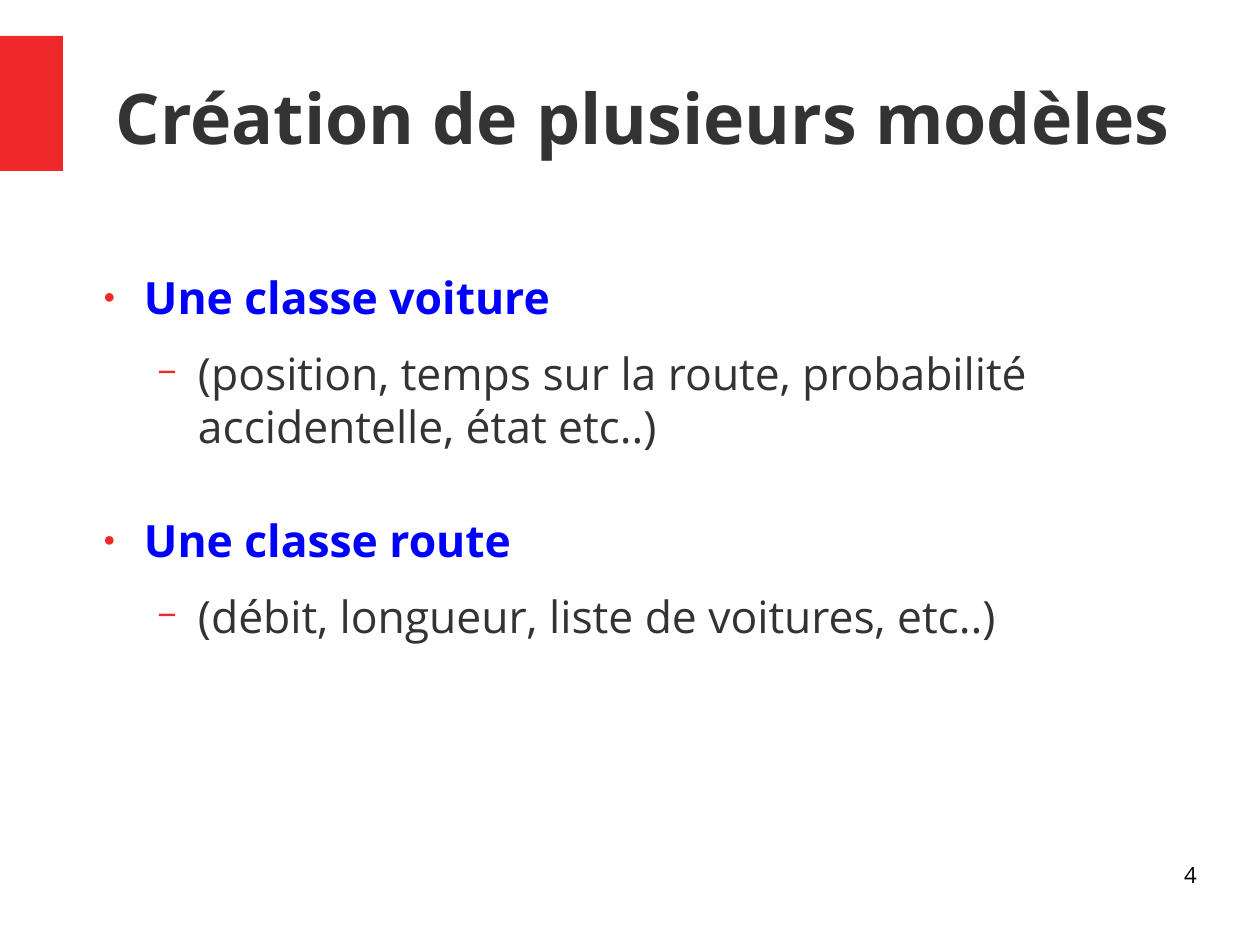
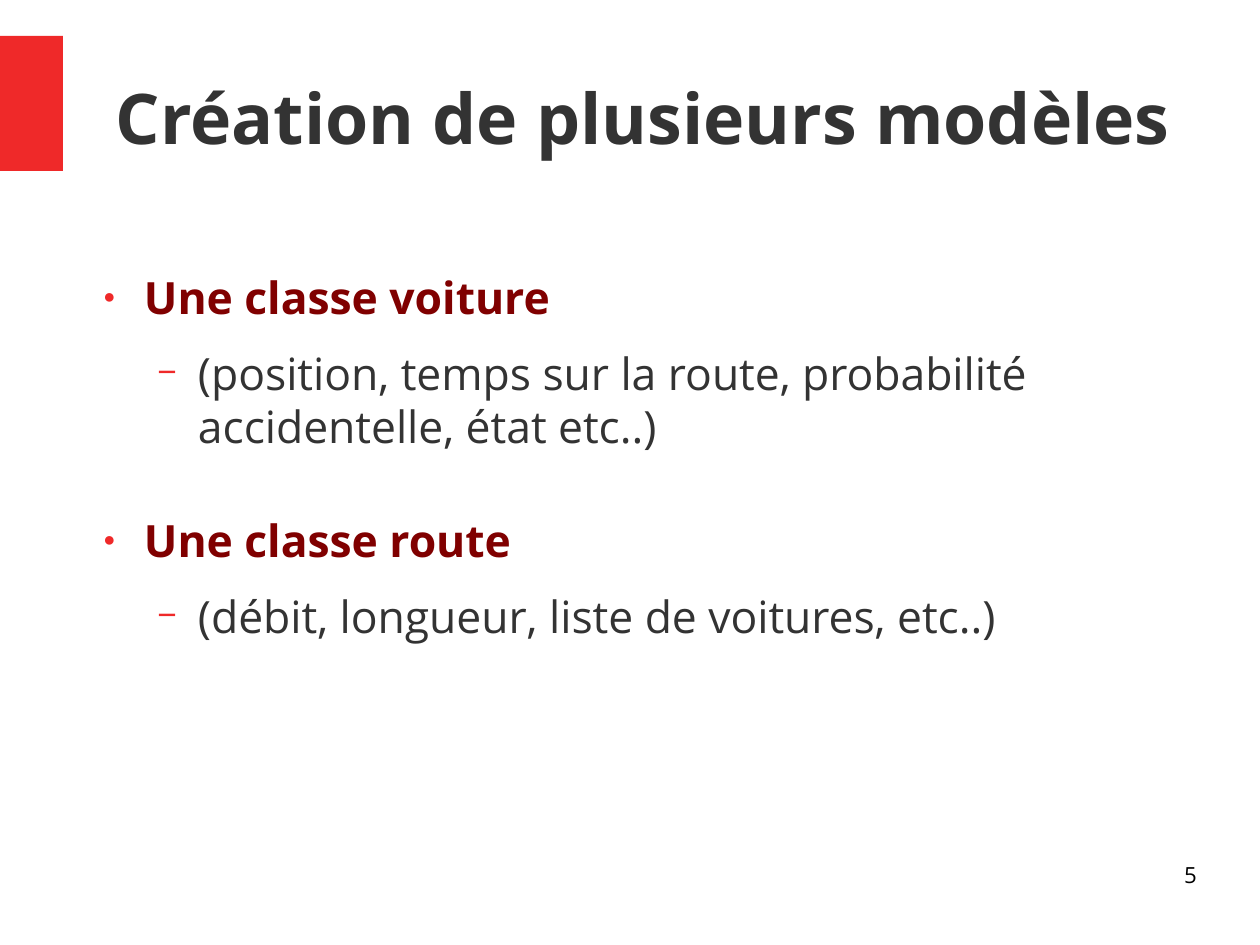
Before and after one commit to jugall/projet_are_final, a slide deck: slide 5 of Téléchargements/are.odp (slide 4 before the commit). Drawn at 1260x945 pixels with LibreOffice and Linux fonts; fonts in the diff are those of the drawing. Boxes give left, top, right and bottom in pixels: in the first picture for what was removed or moved away, otherwise in the second. Text is boxed around its words. In the diff, an @@ line names an element or a change of style, - is before the commit and + after.

```diff
--- a/Téléchargements/are.odp
+++ b/Téléchargements/are.odp
@@ text at <box>144,280,549,315</box>: text colour #0000FF to #800000 in "Une classe voiture" @@
@@ text at <box>144,523,510,558</box>: text colour #0000FF to #800000 in "Une classe route" @@
@@ page number at <box>1184,867,1197,884</box>: text changed @@
-4
+5
```
Also in this commit, not shown: 7 other slides changed, 3 slides added, 1 slide removed, 3 other files.
